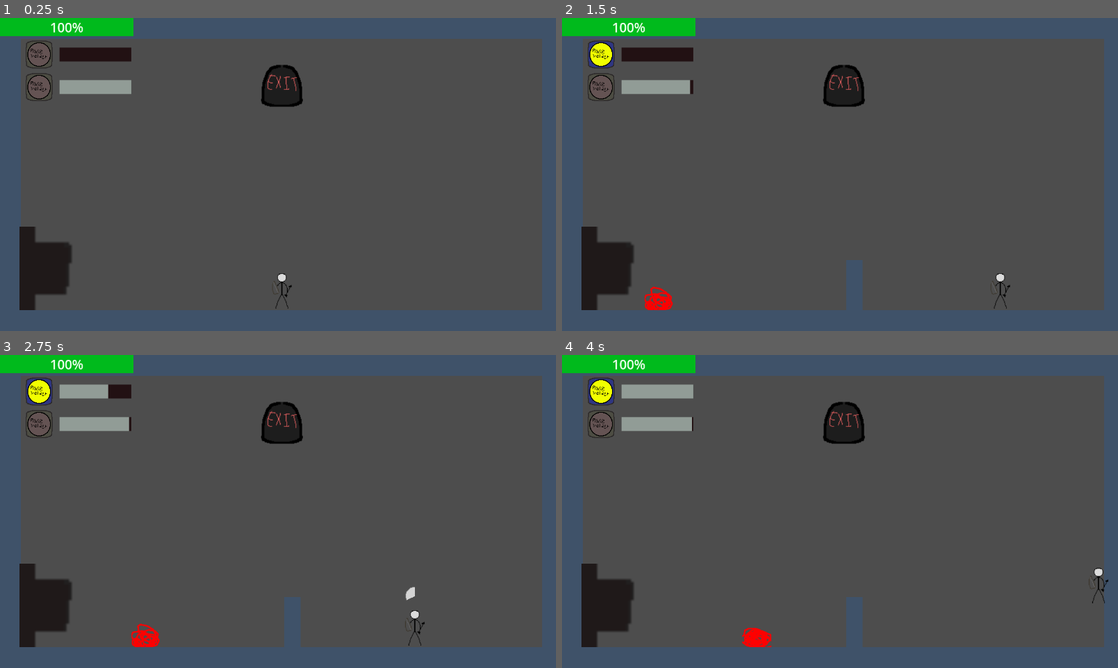
Above: before the commit, frames 1-4 (two rows, left to right).
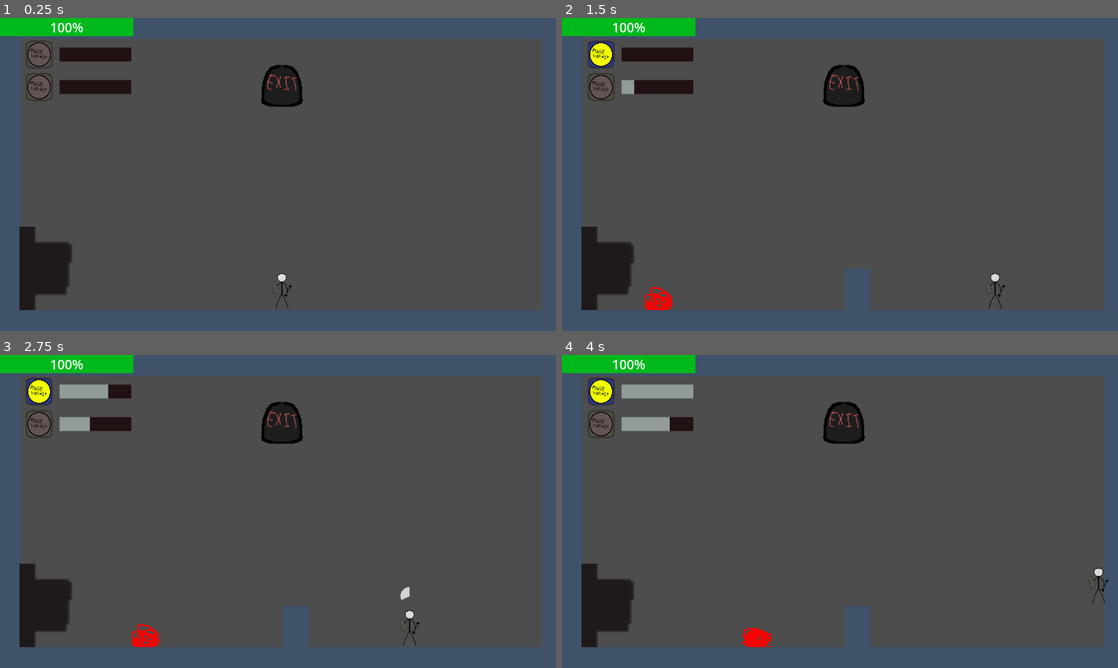
Above: after the commit, the same moments.

Repository: maqpeter-bit/CMPM80k_final_project_repo
Game: Godot game, scene res://main.tscn
Same seed, same stepped clock (60 frames per second), same inputs: the game is played once before the commit and once after it.
Inputs (mouse positions are in pixels of both pictures, inside the frame that each line leads up to):
- Up to frame 1 (0.25 s): no input
- Up to frame 2 (1.5 s): tap Enter at 0.5 s; move the mouse to (962, 158) at 0.52 s; hold D (right) from 0.53 s (still down); right-click (962, 158) at 0.6 s; tap Space (jump) at 0.77 s; move the mouse to (728, 190) at 1.27 s; tap Q (SwapUtility) at 1.35 s
- Up to frame 3 (2.75 s): tap Space (jump) at 1.52 s; right-click (166, 527) at 1.55 s; move the mouse to (333, 442) at 2.02 s; release D (right) at 2.03 s; press the mouse at (333, 442) at 2.03 s; hold A (left) from 2.03 s (still down); right-click (333, 442) at 2.3 s
- Up to frame 4 (4 s): move the mouse to (812, 574) at 2.77 s; release A (left) at 2.78 s; release the mouse at (812, 574) at 2.78 s; hold D (right) from 2.78 s (still down); right-click (812, 574) at 2.85 s; tap Space (jump) at 3.02, 3.77 s; move the mouse to (1006, 558) at 3.52 s; right-click (1006, 558) at 3.6 s

The runs differ from the first frame. In frame 1, 0.6% of the frame differs, in the area x 10-24%, y 19-25%; in frame 2, 0.9%, in the area x 13-81%, y 19-94%; in frame 3, 0.8%; in frame 4, 0.5%.

Commit message:
6-5-2026
Got the walls working with a health bar and stuff. Hordes can attack them.

Wanted to do more but got sort of sidetracked. Whoopsies.

Diff:
--- a/Player.tscn
+++ b/Player.tscn
@@ -84,7 +84,7 @@
 }]
 
 [sub_resource type="RectangleShape2D" id="RectangleShape2D_5ncpa"]
-size = Vector2(86.21485, 353.98175)
+size = Vector2(44.21275, 353.98175)
 
 [node name="Player" type="CharacterBody2D" unique_id=1082196993 node_paths=PackedStringArray("hammer_sprite_2d", "hammerHitbox", "sword_hitbox", "sword_collision", "arrow_container") groups=["player"]]
 scale = Vector2(0.25, 0.25)
@@ -128,7 +128,7 @@
 script = ExtResource("7_dtqjt")
 player = NodePath("..")
 
-[node name="Area2D" type="Area2D" parent="." unique_id=2100243548]
+[node name="Area2D" type="Area2D" parent="." unique_id=2100243548 groups=["player"]]
 
 [node name="playerCollision2" type="CollisionShape2D" parent="Area2D" unique_id=1503291806]
 position = Vector2(0.20399988, 5.4000025)
@@ -138,7 +138,7 @@
 [node name="HammerHitBox" type="Node2D" parent="." unique_id=1390348178]
 
 [node name="HammerVisual" type="AnimatedSprite2D" parent="HammerHitBox" unique_id=690752565]
-position = Vector2(88, 0)
+position = Vector2(56, 0)
 scale = Vector2(1.1399994, 2.019998)
 sprite_frames = SubResource("SpriteFrames_efikj")
 animation = &"sworb"
@@ -151,6 +151,6 @@
 scale = Vector2(2.2799988, 0.99999934)
 
 [node name="SworbCollision" type="CollisionShape2D" parent="HammerHitBox/SwordArea2D" unique_id=1861035048]
-position = Vector2(21.92984, 6.000004)
-scale = Vector2(0.79361135, 0.28250062)
+position = Vector2(5.2631674, 6.000004)
+scale = Vector2(0.79361093, 0.28250062)
 shape = SubResource("RectangleShape2D_5ncpa")
--- a/Scripts/arrow.gd
+++ b/Scripts/arrow.gd
@@ -5,11 +5,12 @@
 
 # Called when the node enters the scene tree for the first time.
 func _ready() -> void:
-	body_entered.connect(_on_body_entered)
+	$Area2D.area_entered.connect(_on_area_entered)
 	pass # Replace with function body.
 
-func _on_body_entered(body):
-	if body.is_in_group("enemies"):
+func _on_area_entered(area):
+	if area.is_in_group("wall"):
+		destroy()
 		return
 		#body.getHurt()
 func destroy():
@@ -26,6 +27,7 @@
 
 # Sets initial velocity and enables change in position and rotation
 func launch(initial_velocity : Vector2, startRotation : float):
+
 	rotation = startRotation
 	launched = true
 	velocity = initial_velocity * 2
--- a/Scripts/horde_1.gd
+++ b/Scripts/horde_1.gd
@@ -8,6 +8,8 @@
 var health = 3.0
 var player_in_hitbox = null # Only used for extra stuff. Ignore this
 var isTouchingPlayer = false
+var wall_in_hitbox = null
+var isTouchingWall = false
 var damage_timer = 0.0
 var knockback = Vector2.ZERO
 
@@ -40,8 +42,8 @@
 		arrow.destroy()
 
 	if area.is_in_group("wall"):
-		var wall = area.get_parent()
-		wall.wallTakeDamage(1)
+		isTouchingWall = true
+		wall_in_hitbox = area
 		print("I damaged teh wall")
 
 
@@ -51,6 +53,11 @@
 		player_in_hitbox = null
 		if isTouchingPlayer:
 			isTouchingPlayer = false
+
+	if area == wall_in_hitbox:
+		wall_in_hitbox = null
+		if isTouchingWall:
+			isTouchingWall = false
 
 
 
@@ -78,6 +85,12 @@
 	if damage_timer > 0:
 		damage_timer -= delta
 
+	if isTouchingWall:
+		if damage_timer <= 0:
+			var wall= wall_in_hitbox.get_parent()
+			wall.wallTakeDamage(1)
+			damage_timer = 1.0
+
 	if isTouchingPlayer:
 		if damage_timer <= 0:
 			var player = player_in_hitbox.get_parent()
@@ -91,16 +104,18 @@
 	jumpTimer = randf_range(1.0, 4.0)
 
 func getHurt():
+	health -= 1
 	var hurtSound = AudioStreamPlayer2D.new()
 	get_parent().add_child(hurtSound)
 	hurtSound.stream = preload("res://sounds/HORDEhurt.wav")
 	hurtSound.global_position = global_position
 	hurtSound.play()
-	health -= 1
-	if (health < 1):
-		var ladder = ladder_scene.instantiate()
-		get_parent().add_child(ladder)
-		$CollisionShape2D.set_deferred("disabled", true)
+	if health < 1:
+		call_deferred("_die")
 
-		ladder.global_position = global_position
-		queue_free()
+func _die():
+	var ladder = ladder_scene.instantiate()
+	get_parent().add_child(ladder)
+	ladder.global_position = global_position
+
+	queue_free()
--- a/Scripts/player.gd
+++ b/Scripts/player.gd
@@ -185,8 +185,16 @@
 	var direction = (get_global_mouse_position() - global_position).normalized()
 	var wall = wallScene.instantiate()
 	arrow_container.add_child(wall)
-
-	wall.global_position = global_position
+	direction.y = 0
+	var offset = 8
+	#wall.global_position.y = -100
+	if direction.x > 0:
+		wall.global_position = Vector2(global_position.x + offset, 800)
+	else:
+		wall.global_position = Vector2(global_position.x + (offset * -1), 800)
+
+
+
 
 
 
--- a/arrow.tscn
+++ b/arrow.tscn
@@ -4,7 +4,7 @@
 [ext_resource type="Texture2D" uid="uid://cxsrgbtvvwoo7" path="res://ArtAssets/Extras/Arrow.png" id="2_acd0x"]
 
 [sub_resource type="RectangleShape2D" id="RectangleShape2D_2ndhl"]
-size = Vector2(20.999996, 8.999999)
+size = Vector2(4.5, 8.999999)
 
 [sub_resource type="AtlasTexture" id="AtlasTexture_2ndhl"]
 atlas = ExtResource("2_acd0x")
@@ -43,7 +43,7 @@
 }]
 
 [sub_resource type="RectangleShape2D" id="RectangleShape2D_6a6ax"]
-size = Vector2(8.5, 12)
+size = Vector2(1.8499994, 12)
 
 [node name="Arrow" type="Area2D" unique_id=709124974]
 collision_layer = 2
@@ -54,7 +54,7 @@
 mass = 1.0
 
 [node name="CollisionShape2D" type="CollisionShape2D" parent="." unique_id=1190284146]
-position = Vector2(-4, 0)
+position = Vector2(4.249999, 0)
 scale = Vector2(1.0000001, 1.0000001)
 shape = SubResource("RectangleShape2D_2ndhl")
 
@@ -69,7 +69,7 @@
 [node name="Area2D" type="Area2D" parent="." unique_id=1808477728 groups=["arrow"]]
 
 [node name="CollisionShape2D" type="CollisionShape2D" parent="Area2D" unique_id=661411018]
-position = Vector2(-4, 0)
-rotation = 3.1415927
+position = Vector2(4.312501, 7.267019e-07)
+rotation = -3.1415925
 scale = Vector2(2.5, -0.75)
 shape = SubResource("RectangleShape2D_6a6ax")
--- a/ui_controller.gd
+++ b/ui_controller.gd
@@ -22,6 +22,7 @@
 	healthBar.value = player.playerHealth * 100 / player.maxPlayerHealth
 
 	Utility1Bar.max_value = player.Utility1MAXCooldown
+	Utility2Bar.max_value = player.Utility2MAXCooldown
 	Utility1Bar.value = player.Utility1Cooldown
 	Utility2Bar.value = player.Utility2Cooldown
 
--- a/wall.tscn
+++ b/wall.tscn
@@ -10,7 +10,7 @@
 size = Vector2(367, 890)
 
 [node name="Wall" type="RigidBody2D" unique_id=2108088269]
-scale = Vector2(0.1, 0.1)
+scale = Vector2(0.15, 0.08)
 collision_layer = 7
 collision_mask = 7
 freeze = true
@@ -30,8 +30,6 @@
 collision_mask = 7
 
 [node name="Area2D" type="Area2D" parent="." unique_id=1890944653 groups=["wall"]]
-collision_layer = 0
-collision_mask = 0
 
 [node name="CollisionShape2D" type="CollisionShape2D" parent="Area2D" unique_id=2021428533]
 position = Vector2(-5.5, 0)
--- a/wallScript.gd
+++ b/wallScript.gd
@@ -1,5 +1,5 @@
 extends Node2D
-var health = 3
+var health = 5
 
 # Called when the node enters the scene tree for the first time.
 func _ready() -> void:
@@ -10,6 +10,14 @@
 
 # Called every frame. 'delta' is the elapsed time since the previous frame.
 func _process(delta: float) -> void:
+	if global_position.y > 650:
+		print(global_position.y)
+		global_position.y -= 1000 * delta
+	else:
+		global_position.y = 630
+		if global_position.y < 0:
+			global_position.y = 0
+
 	if health < 1:
 		queue_free()
 	pass
